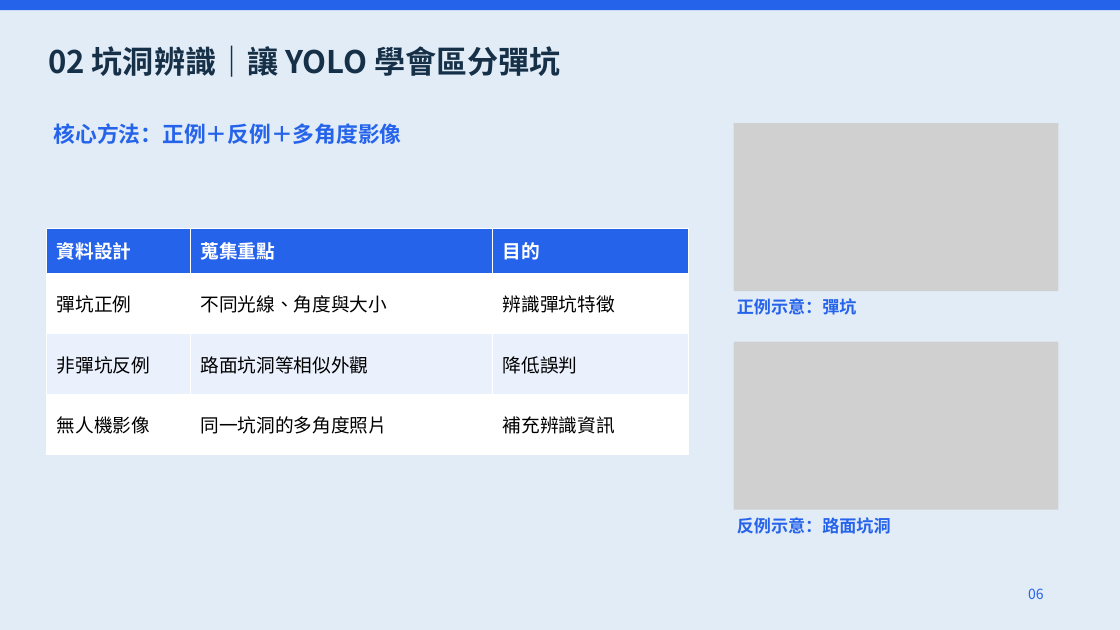
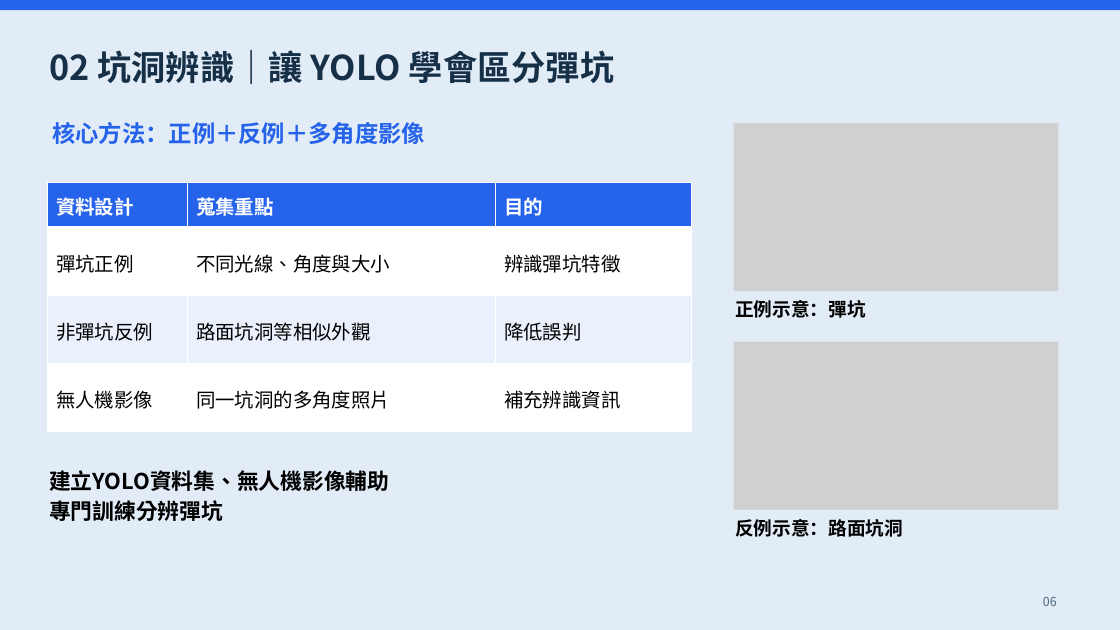
Before and after one commit to Sean970105/Sean970105, a slide deck: slide 6 of presentations/presentation.pptx. Drawn at 1120x630 pixels with LibreOffice and Linux fonts; fonts in the diff are those of the drawing; grey boxes stand for pictures. Boxes give left, top, right and bottom in pixels: in the first picture for what was removed or moved away, otherwise in the second. Text is boxed around its words. In the diff, an @@ line names an element or a change of style, - is before the commit and + after.

Commit message:
Tidy presentation layout and fix body text colors

```diff
--- a/presentations/presentation.pptx
+++ b/presentations/presentation.pptx
@@ text "02 坑洞辨識｜讓 YOLO 學會區分彈坑" at <box>49,50,614,84</box>: size 40 to 44 pt; line spacing 1 to 1.12; less space between paragraphs; vertical alignment top to middle @@
@@ text "核心方法：正例＋反例＋多角度影像" at <box>52,122,425,144</box>: size 28 to 30 pt; line spacing 1 to 1.12; less space between paragraphs; vertical alignment top to middle @@
@@ table at <box>48,182,692,432</box> @@
@@ size 24 to 25 pt @@
@@ line spacing 1 to 1.12 @@
@@ table: place and size @@
-table at <box>46,228,689,455</box>
+table at <box>48,182,692,432</box>
@@ text "正例示意：彈坑" at <box>735,300,866,318</box>: size 22 to 24 pt, text colour #2563EB to #000000; line spacing 1 to 1.12; less space between paragraphs; vertical alignment top to middle @@
@@ text added at <box>49,470,389,521</box>, 28 pt, text #000000, bold @@
+建立YOLO資料集、無人機影像輔助
+專門訓練分辨彈坑
@@ text "反例示意：路面坑洞" at <box>735,519,903,537</box>: size 22 to 24 pt, text colour #2563EB to #000000; line spacing 1 to 1.12; less space between paragraphs; vertical alignment top to middle @@
@@ text "06": place and size @@
-text "06" at <box>1028,588,1044,599</box>
+text "06" at <box>1043,597,1057,606</box>
@@ text "06" at <box>1043,597,1057,606</box>: size 18 to 16 pt, text colour #2563EB to #506780; alignment left to right; line spacing 1 to 1.12; less space between paragraphs; vertical alignment top to middle @@
```
Also in this commit, not shown: 11 other slides changed, 1 other file.
